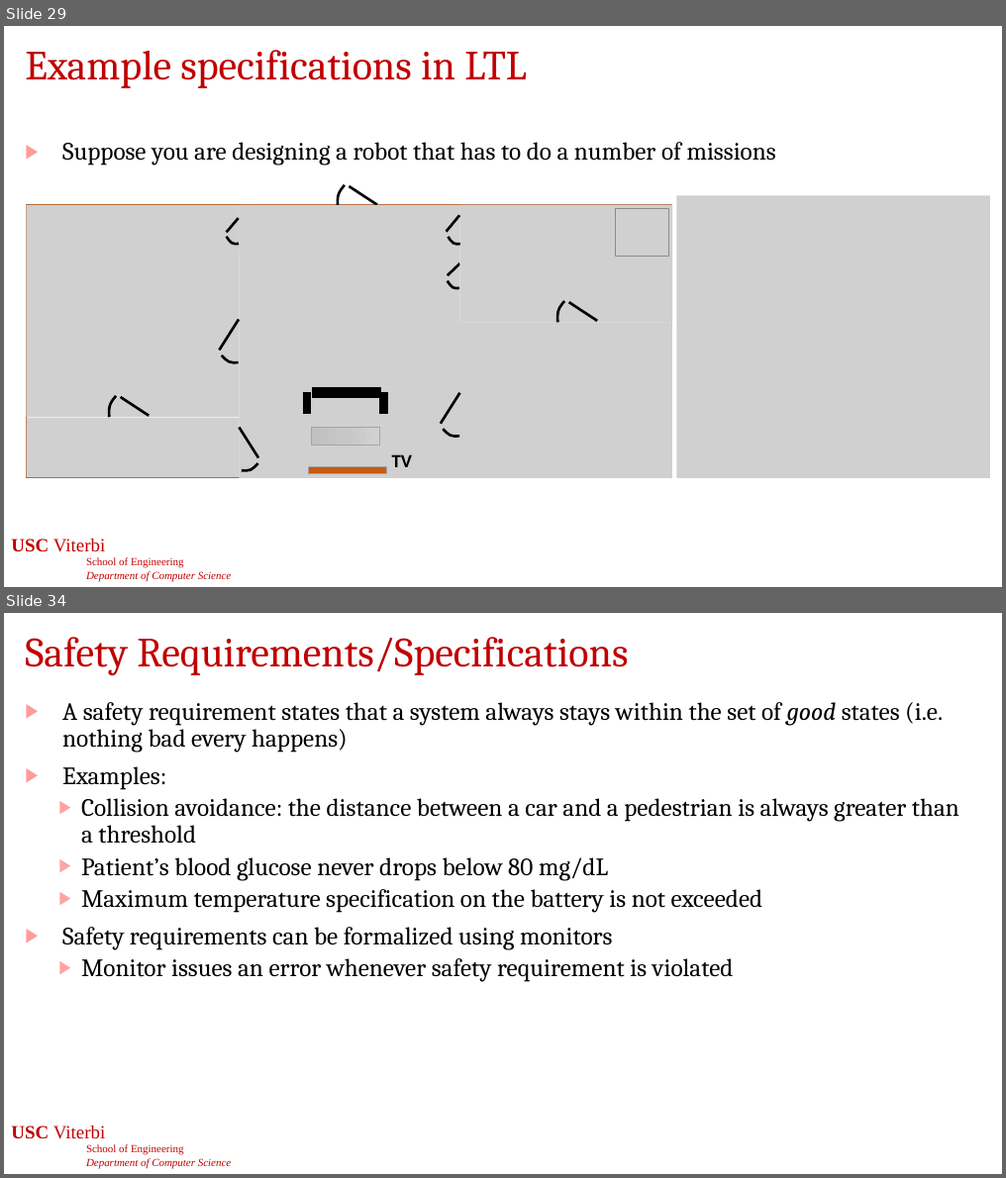
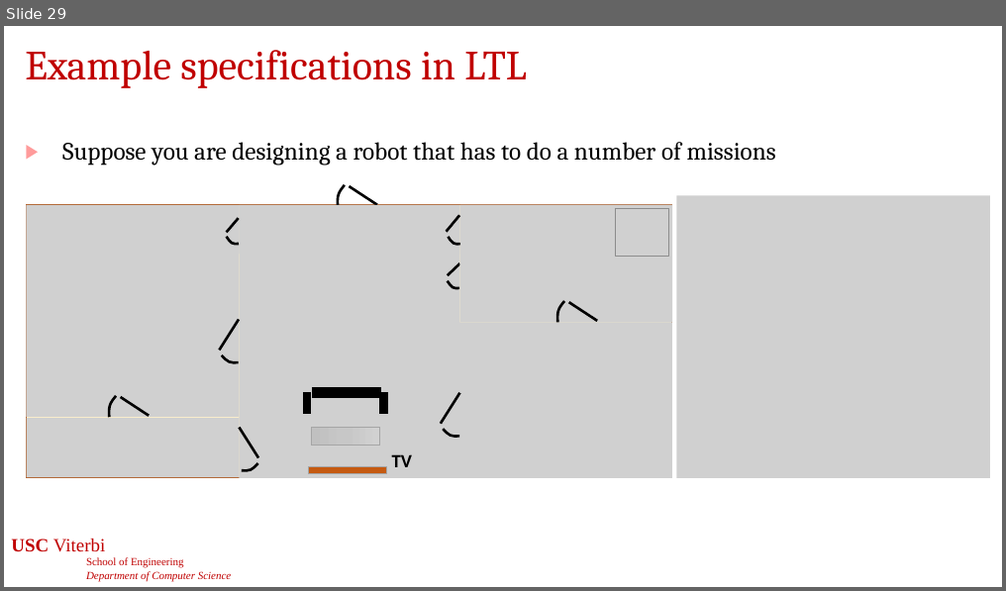
Before and after one commit to jdeshmukh/jdeshmukh.github.io, a slide deck: teaching/cs513-autocps-fall-2026/slides/6-LTL.pptx. Shown one above the other, each under a label of ours: slides 29 and 34 before the commit, slide 29 after it; the slides between them are not shown. The pictures are 1006x1178 and 1006x591 pixels, drawn with LibreOffice and Linux fonts; fonts in the diff are those of the drawing; grey boxes stand for pictures; background and template pictures are left out. Boxes give left, top, right and bottom in pixels: in the first picture for what was removed or moved away, otherwise in the second. Text is boxed around its words. In the diff, an @@ line names an element or a change of style, - is before the commit and + after.

```diff
--- a/teaching/cs513-autocps-fall-2026/slides/6-LTL.pptx
+++ b/teaching/cs513-autocps-fall-2026/slides/6-LTL.pptx
@@ slide 34 removed at [4, 613, 1002, 1174], background #FFFFFF; not listed: 1 template element that a slide beside it also shows @@
@@ title removed at [25, 637, 628, 675] @@
-Safety Requirements/Specifications
@@ text removed at [62, 702, 959, 982] @@
-▶ A safety requirement states that a system always stays within the set of good states (i.e. nothing bad every happens)
-▶ Examples:
-  ▶ Collision avoidance: the distance between a car and a pedestrian is always greater than a threshold
-  ▶ Patient’s blood glucose never drops below 80 mg/dL
-  ▶ Maximum temperature specification on the battery is not exceeded
-▶ Safety requirements can be formalized using monitors
-  ▶ Monitor issues an error whenever safety requirement is violated
@@ page number removed at [391, 1121, 616, 1151] @@
-34
```
Also in this commit, not shown: 13 other slides removed, 3 other files.
